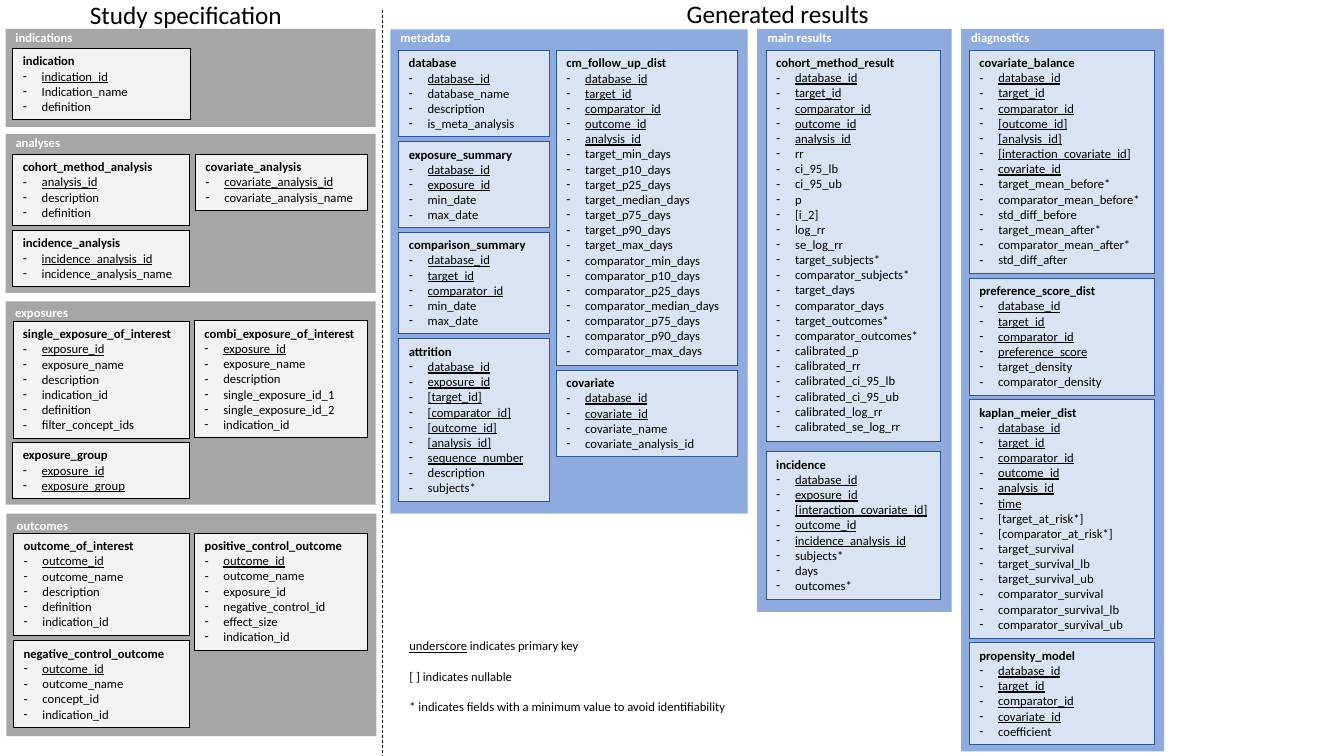
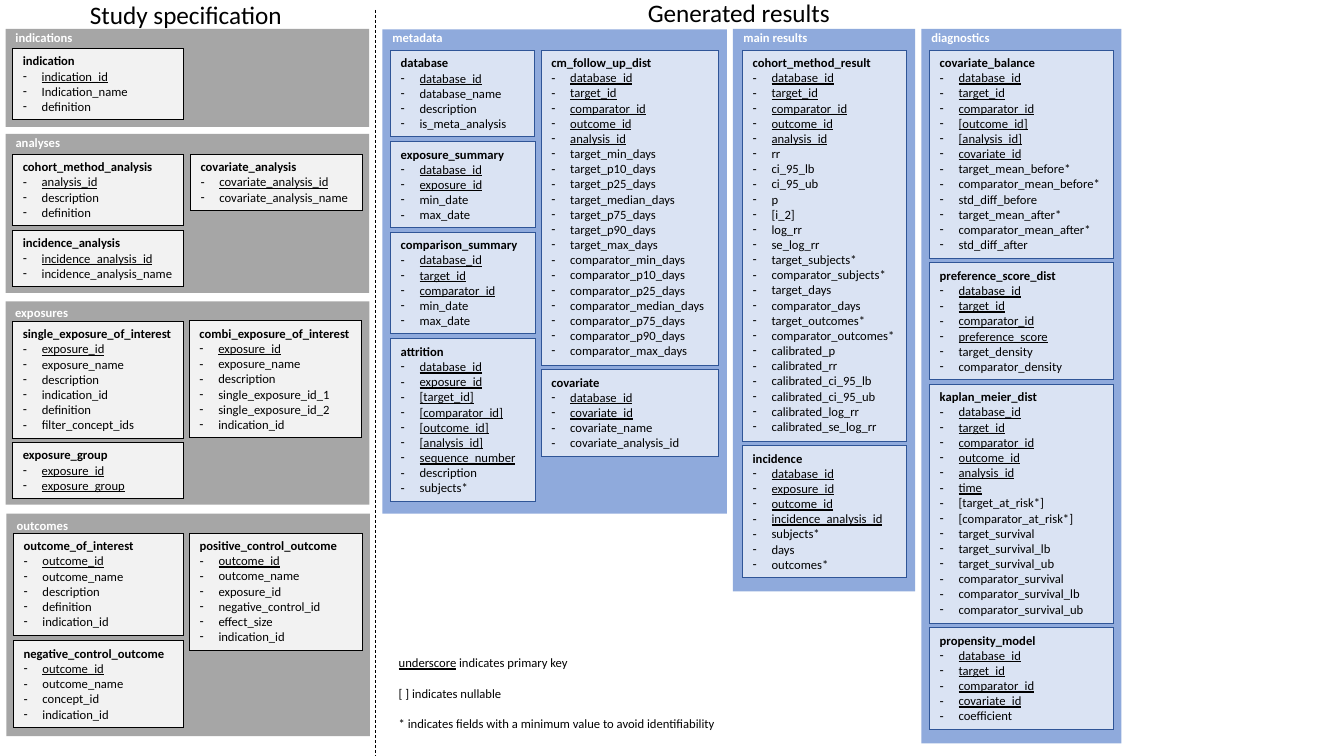
Before and after one commit to OHDSI/Legend, a slide deck: slide 1 of Documents/LEGEND data model V08.pptx. Drawn at 1344x756 pixels with LibreOffice and Linux fonts; fonts in the diff are those of the drawing. Boxes give left, top, right and bottom in pixels: in the first picture for what was removed or moved away, otherwise in the second. Text is boxed around its words. In the diff, an @@ line names an element or a change of style, - is before the commit and + after.

Commit message:
Removing interactions and chronographs from data model specifications

```diff
--- a/Documents/LEGEND data model V08.pptx
+++ b/Documents/LEGEND data model V08.pptx
@@ rectangle resized from (x1=6, y1=29, x2=376, y2=127) to (x1=6, y1=29, x2=370, y2=127) @@
@@ 3 rectangles, 1 line moved together from (x1=195, y1=10, x2=383, y2=756) to (x1=190, y1=10, x2=376, y2=756) @@
@@ text "metadata" moved from (x1=400, y1=33, x2=450, y2=42) to (x1=392, y1=33, x2=442, y2=42) @@
@@ rectangle resized from (x1=390, y1=29, x2=747, y2=513) to (x1=382, y1=29, x2=727, y2=513) @@
@@ text "Generated results" rewrapped from (x1=687, y1=5, x2=868, y2=30) to (x1=648, y1=4, x2=830, y2=23) @@
@@ rectangle resized from (x1=757, y1=29, x2=952, y2=612) to (x1=733, y1=29, x2=915, y2=592) @@
@@ text "main results" moved from (x1=768, y1=33, x2=832, y2=42) to (x1=743, y1=33, x2=808, y2=42) @@
@@ text "diagnostics" moved from (x1=971, y1=33, x2=1029, y2=44) to (x1=931, y1=33, x2=989, y2=44) @@
@@ rectangle resized from (x1=962, y1=29, x2=1165, y2=752) to (x1=922, y1=29, x2=1121, y2=744) @@
@@ rectangle "indication" resized from (x1=13, y1=48, x2=191, y2=120) to (x1=13, y1=48, x2=184, y2=120) @@
@@ rectangle "database" resized from (x1=399, y1=50, x2=549, y2=137) to (x1=391, y1=50, x2=535, y2=137) @@
@@ rectangle "cm_follow_up_dist" moved from (x1=557, y1=50, x2=737, y2=366) to (x1=541, y1=50, x2=718, y2=366) @@
@@ rectangle "cohort_method_result" resized from (x1=766, y1=50, x2=941, y2=443) to (x1=743, y1=50, x2=907, y2=443) @@
@@ rectangle "covariate_balance" resized from (x1=970, y1=50, x2=1155, y2=274) to (x1=930, y1=50, x2=1113, y2=259) @@
@@ rectangle resized from (x1=6, y1=134, x2=376, y2=293) to (x1=6, y1=134, x2=370, y2=293) @@
@@ rectangle "exposure_summary" resized from (x1=399, y1=141, x2=549, y2=228) to (x1=391, y1=141, x2=535, y2=228) @@
@@ text in rectangle at (x1=998, y1=149, x2=1130, y2=160): paragraph removed @@
-– [interaction_covariate_id]
@@ rectangle "cohort_method_analysis" resized from (x1=13, y1=154, x2=190, y2=226) to (x1=13, y1=154, x2=184, y2=226) @@
@@ rectangle "incidence_analysis" resized from (x1=13, y1=231, x2=190, y2=287) to (x1=13, y1=231, x2=184, y2=287) @@
@@ rectangle "comparison_summary" resized from (x1=399, y1=232, x2=549, y2=334) to (x1=391, y1=232, x2=535, y2=334) @@
@@ rectangle resized from (x1=6, y1=301, x2=376, y2=505) to (x1=6, y1=301, x2=370, y2=505) @@
@@ rectangle "single_exposure_of_interest" resized from (x1=13, y1=322, x2=190, y2=439) to (x1=13, y1=322, x2=184, y2=439) @@
@@ rectangle "attrition" resized from (x1=399, y1=339, x2=549, y2=502) to (x1=391, y1=339, x2=535, y2=502) @@
@@ rectangle "covariate" moved from (x1=557, y1=370, x2=737, y2=457) to (x1=541, y1=370, x2=718, y2=457) @@
@@ rectangle "exposure_group" resized from (x1=13, y1=443, x2=190, y2=499) to (x1=13, y1=443, x2=184, y2=499) @@
@@ rectangle "incidence" resized from (x1=766, y1=452, x2=941, y2=599) to (x1=743, y1=446, x2=907, y2=578) @@
@@ text in rectangle at (x1=795, y1=505, x2=927, y2=517): paragraph removed @@
-– [interaction_covariate_id]
@@ rectangle resized from (x1=6, y1=514, x2=376, y2=737) to (x1=6, y1=514, x2=370, y2=737) @@
@@ rectangle "outcome_of_interest" resized from (x1=14, y1=533, x2=191, y2=635) to (x1=14, y1=533, x2=185, y2=635) @@
@@ 3 rectangles moved together from (x1=970, y1=278, x2=1155, y2=745) to (x1=930, y1=263, x2=1113, y2=730) @@
@@ rectangle "negative_control_outcome" resized from (x1=14, y1=641, x2=191, y2=728) to (x1=14, y1=641, x2=185, y2=728) @@
@@ text "underscore indicates primary key" moved from (x1=409, y1=641, x2=725, y2=713) to (x1=399, y1=658, x2=714, y2=730) @@
```
Also in this commit, not shown: 1 other file.
